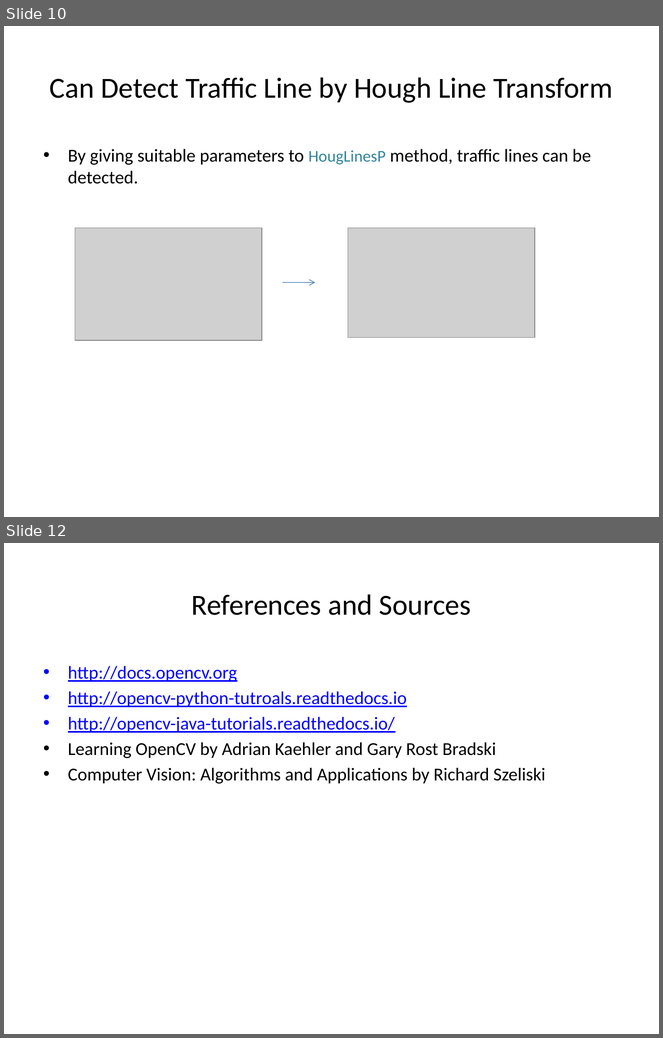
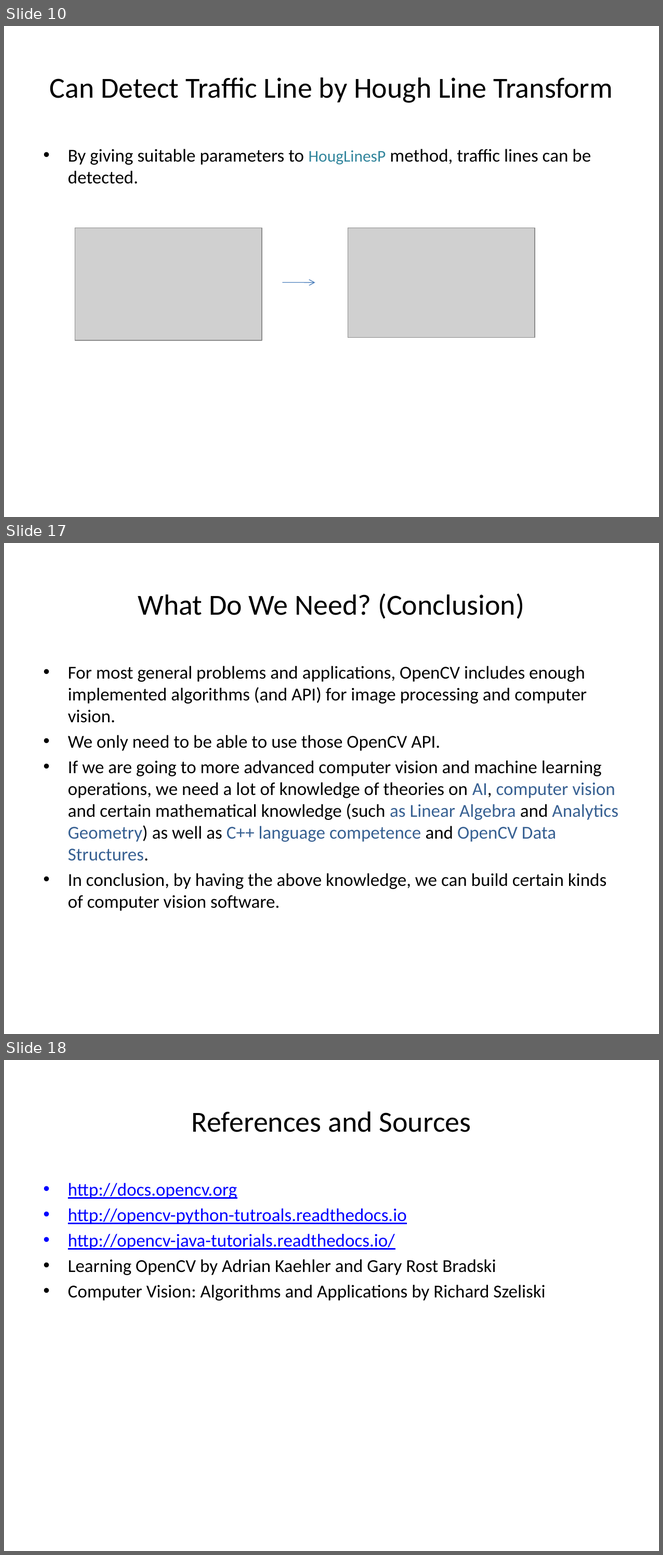
Before and after one commit to aungmyohtet/OpenCVJavaSample, a slide deck: KnowledgeOfImageProcessing.pptx. Shown one above the other, each under a label of ours: slides 10 and 12 before the commit, slides 10, 17 and 18 after it; the slides between them are not shown. The pictures are 663x1038 and 663x1555 pixels, drawn with LibreOffice and Linux fonts; fonts in the diff are those of the drawing; grey boxes stand for pictures. Boxes give left, top, right and bottom in pixels: in the first picture for what was removed or moved away, otherwise in the second. Text is boxed around its words. In the diff, an @@ line names an element or a change of style, - is before the commit and + after.

```diff
--- a/KnowledgeOfImageProcessing.pptx
+++ b/KnowledgeOfImageProcessing.pptx
@@ slide 17 added at box(4, 543, 659, 1034), background #FFFFFF @@
@@ title added at box(138, 593, 525, 619), 32 pt, text #000000 @@
+What Do We Need? (Conclusion)
@@ text added at box(68, 666, 618, 911), 20 pt, text #000000 @@
+• For most general problems and applications, OpenCV includes enough implemented algorithms (and API) for image processing and computer vision.
+• We only need to be able to use those OpenCV API.
+• If we are going to more advanced computer vision and machine learning operations, we need a lot of knowledge of theories on AI, computer vision and certain mathematical knowledge (such as Linear Algebra and Analytics Geometry) as well as C++ language competence and OpenCV Data Structures.
+• In conclusion, by having the above knowledge, we can build certain kinds of computer vision software.
@@ what was slide 12 is now slide 18 @@
```
Also in this commit, not shown: 3 slides changed, 5 other slides added.
